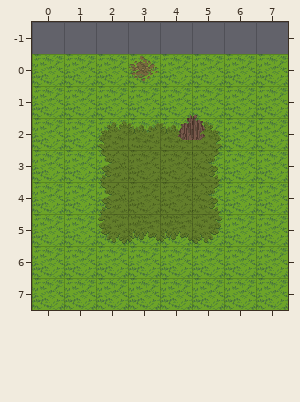
One commit to this Tiled map (JSON): src/Game/assets/tilemaps/test_overworld.tmj. The picture above was drawn from the file before the commit.
Cells are 32x32 px. Shown: x 0..7, y -1..7.
Now the later version:
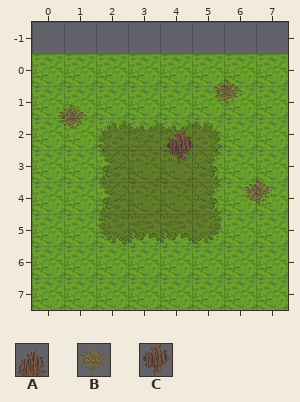
Key: from "ground": A 950, B 1024, C 1046.
Objects are placed by their top-left corner, in cells (3,4 is the top-left corner of cell 3,4); size is 1x1 cell unless given.
Changes in this commit:
Layer "markers":
removed: B "ExitNorth" at 3,0
removed: A "PlayerSpawn" at 4.5,1.7
Layer "props" (added):
added: B "Prop1" at 5.6,0.7
added: B "Prop3" at 0.8,1.5
added: C "StarterChest" at 4.1,2.4
added: B "Prop2" at 6.6,3.8
Pixel boxes of the changes (left, top, right, bottom) in both pictures:
removed: (129, 56, 158, 81)
added: (213, 79, 242, 104)
added: (58, 104, 87, 129)
changed: (167, 115, 205, 163)
added: (244, 179, 273, 204)
